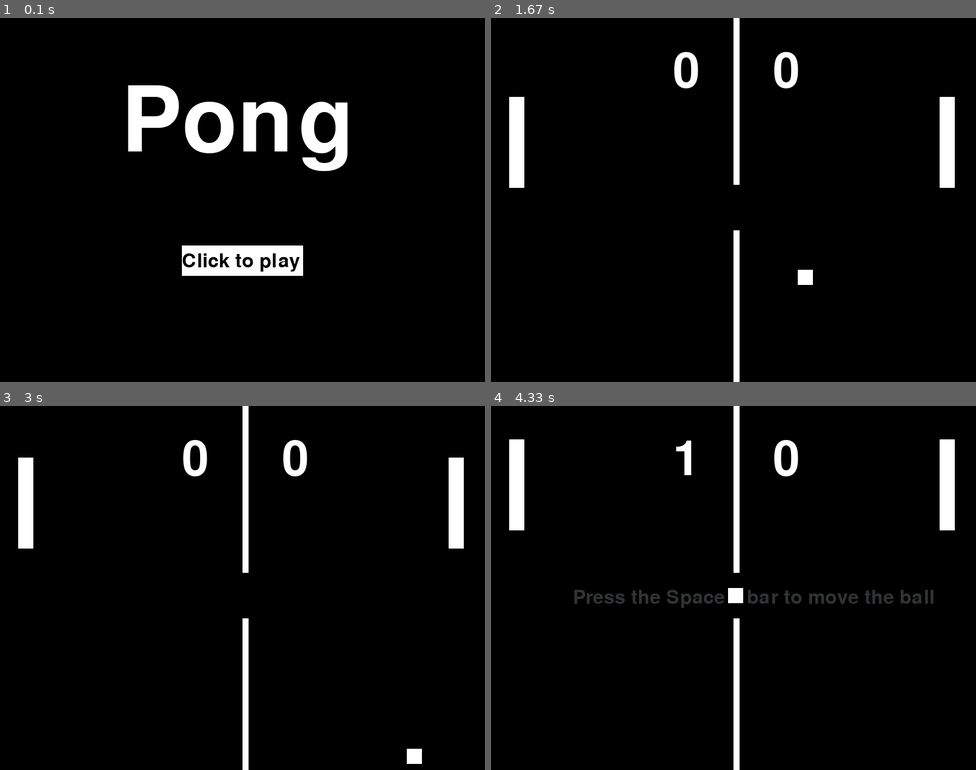
Above: before the commit, frames 1-4 (two rows, left to right).
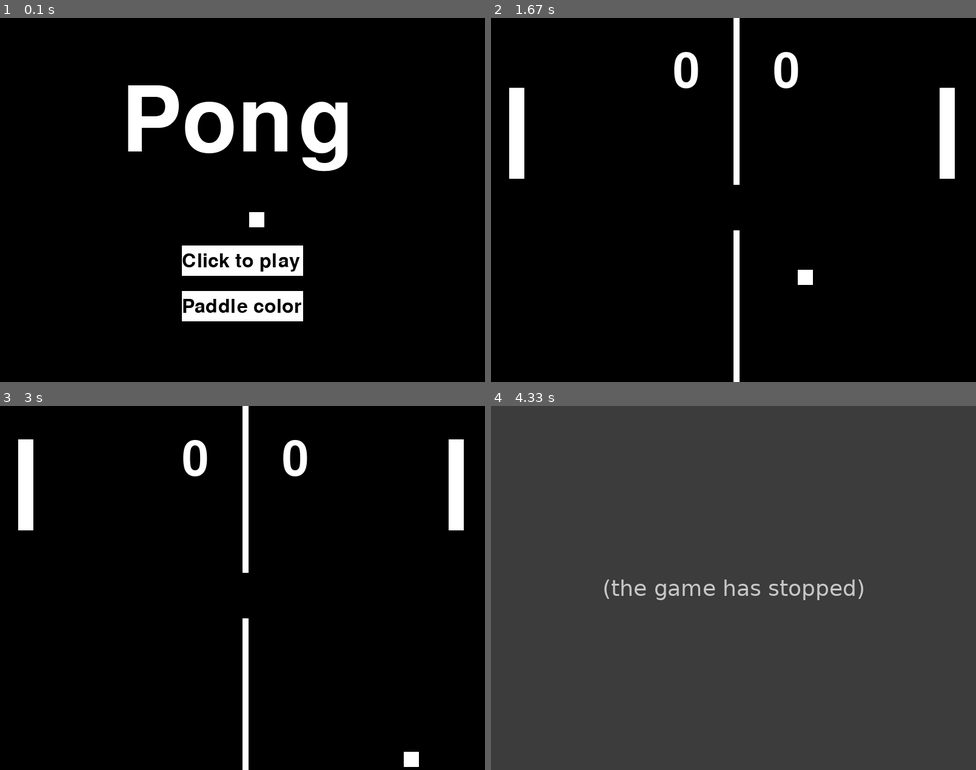
Above: after the commit, the same moments.

Repository: htang22/pong_on_pygame
Game: pygame game, started from main.py
Same seed, same stepped clock (60 frames per second), same inputs: the game is played once before the commit and once after it.
Inputs:
- Up to frame 1 (0.1 s): no input
- Up to frame 2 (1.67 s): click "Click to play" at 0.4 s; tap Space at 0.67, 1.07, 1.37, 1.57 s; hold Up 1-1.47 s; hold W 1-1.47 s; hold Down from 1.5 s (still down); hold S from 1.5 s (still down)
- Up to frame 3 (3 s): release Down at 1.8 s; release S at 1.8 s; hold Up 1.83-2.2 s; hold W 1.83-2.2 s; tap Space at 1.9, 2.3, 2.7 s; hold Down 2.23-2.6 s; hold S 2.23-2.6 s; hold Up 2.63-2.93 s; hold W 2.63-2.93 s; hold Down from 2.97 s (still down); hold S from 2.97 s (still down)
- Up to frame 4 (4.33 s): tap Space at 3.03, 3.37 s; release Down at 3.27 s; release S at 3.27 s; hold Up 3.3-3.67 s; hold W 3.3-3.67 s

The runs differ from the first frame. In frame 1, 1.9% of the frame differs, in the area x 37-63%, y 53-84%; in frame 2, 0.3%; in frame 3, 0.7%; in frame 4, 99%, in the area x 0-100%, y 0-100%.
After the commit the program exited at 3.8 s; later frames show no game.

Commit message:
Rect and text function and paddle colors. Start menu Ball
Added a function to create text and rectangles on the screen. Additionally Added a menu to change the paddle color and added a random ball moving in the start menu

Diff:
--- a/ball.py
+++ b/ball.py
@@ -18,3 +18,19 @@
 
     def move_ball(self):
         return True
+    def random_moving_ball(self, screen):
+        pygame.time.delay(40)
+        self.x_cord += self.ball_x_speed
+        self.y_cord += self.ball_y_speed
+        if self.y_cord < 575 and self.y_cord > 0:
+            self.y_cord += self.ball_y_speed
+            self.x_cord += self.ball_x_speed
+        else:
+            self.ball_y_speed *= -1
+            self.y_cord += self.ball_y_speed
+        if self.x_cord > 0 and self.x_cord < 775:
+            pass
+        else:
+            self.ball_x_speed *= -1
+            self.x_cord += self.ball_x_speed
+        pygame.draw.rect(screen, self.color,(self.x_cord, self.y_cord, self.width, self.height))
--- a/display.py
+++ b/display.py
@@ -13,6 +13,11 @@
         font = pygame.font.Font("freesansbold.ttf", 32)
         press_space = font.render("Press the Space bar to play pong", True, (255, 255, 255))
         window.blit(press_space, self.start_message_cord)
+
+    def create_text(self, coord, color, size, message, window):
+        font = pygame.font.Font("freesansbold.ttf", size)
+        text = font.render(f"{message}", True, color)
+        window.blit(text, coord)
 
     def display_title(self, window, coord, color, font):
         font = pygame.font.Font("freesansbold.ttf", font)
--- a/game.py
+++ b/game.py
@@ -3,86 +3,101 @@
 import paddle
 import ball
 import score
+import sys, os
 
 class Game:
-    def __init__(self):
+
+    def __init__(self, left_player, right_player):
         self.ball = ball.Ball()
         self.score = score.Score()
-        self.left_paddle = paddle.Paddle("left")
-        self.right_paddle = paddle.Paddle("right")
+        self.left_paddle = left_player# paddle.Paddle("left")
+        self.right_paddle = right_player #Paddle("right")
         self.display = Display()
         self.screen = self.display.screen
         self.y_speed = 15
 
+
     def run_game(self):
-        keys = pygame.key.get_pressed()
-        self.screen.fill((0, 0, 0))
-        # Draw the paddles
-        right_pad = pygame.draw.rect(self.screen, self.right_paddle.color,
-                                     (
-                                     self.right_paddle.x_cord, self.right_paddle.y_cord, self.right_paddle.width, self.right_paddle.height))
-        left_pad = pygame.draw.rect(self.screen, self.left_paddle.color,
-                                    (self.left_paddle.x_cord, self.left_paddle.y_cord, self.left_paddle.width, self.left_paddle.height))
+
+        while True:
+            self.score.left_color = self.left_paddle.color
+            self.score.right_color = self.right_paddle.color
+            for event in pygame.event.get():
+                if event.type == pygame.QUIT:
+                    return False
+            keys = pygame.key.get_pressed()
+            self.screen.fill((0, 0, 0))
+            # Draw the paddles
+            right_pad = pygame.draw.rect(self.screen, self.right_paddle.color,
+                                         (
+                                         self.right_paddle.x_cord, self.right_paddle.y_cord, self.right_paddle.width, self.right_paddle.height))
+            left_pad = pygame.draw.rect(self.screen, self.left_paddle.color,
+                                        (self.left_paddle.x_cord, self.left_paddle.y_cord, self.left_paddle.width, self.left_paddle.height))
 
 
-        if keys[pygame.K_UP] and self.right_paddle.y_cord > 0:
-            self.right_paddle.y_cord -= self.y_speed
-        if keys[pygame.K_DOWN] and self.right_paddle.y_cord < 600 - self.right_paddle.height:
-            self.right_paddle.y_cord += self.y_speed
-        if keys[pygame.K_w] and self.left_paddle.y_cord > 0:
-            self.left_paddle.y_cord -= self.y_speed
-        if keys[pygame.K_s] and self.left_paddle.y_cord < 600 - self.left_paddle.height:
-            self.left_paddle.y_cord += self.y_speed
+            if keys[pygame.K_UP] and self.right_paddle.y_cord > 0:
+                self.right_paddle.y_cord -= self.y_speed
+            if keys[pygame.K_DOWN] and self.right_paddle.y_cord < 600 - self.right_paddle.height:
+                self.right_paddle.y_cord += self.y_speed
+            if keys[pygame.K_w] and self.left_paddle.y_cord > 0:
+                self.left_paddle.y_cord -= self.y_speed
+            if keys[pygame.K_s] and self.left_paddle.y_cord < 600 - self.left_paddle.height:
+                self.left_paddle.y_cord += self.y_speed
 
 
-        # Drawing the ball and ball movement
-        game_ball = pygame.draw.rect(self.screen, self.ball.color, (self.ball.x_cord, self.ball.y_cord, self.ball.width, self.ball.height))
+            # Drawing the ball and ball movement
+            game_ball = pygame.draw.rect(self.screen, self.ball.color, (self.ball.x_cord, self.ball.y_cord, self.ball.width, self.ball.height))
 
-        if self.ball.ball_moving_state:
-            # Ball movement and collision with wall
-            if self.ball.y_cord < 575 and self.ball.y_cord > 0:
-                self.ball.y_cord += self.ball.ball_y_speed
-                self.ball.x_cord += self.ball.ball_x_speed
+            if self.ball.ball_moving_state:
+                # Ball movement and collision with wall
+                if self.ball.y_cord < 575 and self.ball.y_cord > 0:
+                    self.ball.y_cord += self.ball.ball_y_speed
+                    self.ball.x_cord += self.ball.ball_x_speed
+                else:
+                    self.ball.ball_y_speed *= -1
+                    self.ball.y_cord += self.ball.ball_y_speed
             else:
-                self.ball.ball_y_speed *= -1
-                self.ball.y_cord += self.ball.ball_y_speed
-        else:
-            if keys[pygame.K_SPACE]:
-                self.ball.ball_moving_state = self.ball.move_ball()
-            self.display.display_continue_message(self.screen, (49, 51, 53))
+                if keys[pygame.K_SPACE]:
+                    self.ball.ball_moving_state = self.ball.move_ball()
+                self.display.display_continue_message(self.screen, (49, 51, 53))
 
 
-        if right_pad.colliderect(game_ball) or left_pad.colliderect(game_ball):
-            self.ball.ball_x_speed *= -1
-            for _ in range(2):
-                self.ball.x_cord += self.ball.ball_x_speed
-            self.ball.ball_x_speed *= 1.1
+            if right_pad.colliderect(game_ball) or left_pad.colliderect(game_ball):
+                self.ball.ball_x_speed *= -1
+                for _ in range(2):
+                    self.ball.x_cord += self.ball.ball_x_speed
+                self.ball.ball_x_speed *= 1.1
 
-        # reset ball if goes past the paddle
-        if self.ball.x_cord < 30 or self.ball.x_cord > 770:
-            self.ball.ball_moving_state = False
-            if self.ball.x_cord < 30:
-                self.score.right_score += 1
-                self.ball.ball_x_speed = 5
-            elif self.ball.x_cord > 770:
-                self.score.left_score += 1
-                self.ball.ball_x_speed = 5
-                self.ball.ball_x_speed *= -1
-            self.ball.reset_ball()
+            # reset ball if goes past the paddle
+            if self.ball.x_cord < 30 or self.ball.x_cord > 770:
+                self.ball.ball_moving_state = False
+                if self.ball.x_cord < 30:
+                    self.score.right_score += 1
+                    self.ball.ball_x_speed = 5
+                elif self.ball.x_cord > 770:
+                    self.score.left_score += 1
+                    self.ball.ball_x_speed = 5
+                    self.ball.ball_x_speed *= -1
+                self.ball.reset_ball()
 
 
-        # score
-        self.score.show_score(self.screen, (255, 255, 255))
+            # score
+            self.score.show_score(self.screen, (255, 255, 255))
+
+            pygame.display.update()
+            pygame.time.delay(40)
 
 
 
-        # Game over
-        if self.score.game_over():
-            self.screen.fill((0, 0, 0))
-            self.score.reset_score()
+            # Game over
+            if self.score.game_over():
+                self.screen.fill((0, 0, 0))
+                self.score.reset_score()
 
-            return False
-        else:
-            return True
+                #TODO add another screen/button that asks user to play again, exit game, or quit to menu
 
-        # Checks to see if a key is pressed if one is then move a paddle
+                return False
+            else:
+                return True
+
+            # Checks to see if a key is pressed if one is then move a paddle
--- a/main.py
+++ b/main.py
@@ -1,17 +1,93 @@
 import pygame
-import display
-import game, sys
-
-
+import display, paddle
+import game, sys, ball
 
 pygame.init()
 
 pygame.display.set_caption("Pong")
 
-game = game.Game()
+ball = ball.Ball()
+right_paddle = paddle.Paddle("right")
+left_paddle = paddle.Paddle("left")
+game = game.Game(left_paddle, right_paddle)
 display = display.Display()
 screen = display.screen
 game_count = 0
+WHITE = (255, 255, 255)
+BLACK = (0, 0, 0)
+global color_rect
+color_rect = []
+global rectangles
+rectangles = []
+
+colors = [WHITE, (255, 0, 0), (255, 165, 0), (255, 255, 0), (0, 255, 0), (1, 50, 32), (77, 77, 255), (0, 0, 255),
+          (128, 0, 128), (127, 0, 255)]
+
+
+def color_menu():
+    def create_colors(x_cord):
+        n = 50 + x_cord
+
+        for number in range(10):
+            if number <= 4:
+                dimensions = (n, 200, 50, 50)
+                n += 60
+                rect = create_rect(dimensions, colors[number])
+                rectangles.append(rect)
+                color_rect.append(colors[number])
+
+            else:
+                n -= 60
+                dimensions = (n, 260, 50, 50)
+                rect = create_rect(dimensions, colors[number])
+                rectangles.append(rect)
+                color_rect.append(colors[number])
+
+    while True:
+        screen.fill((0, 0, 0))
+        ball.random_moving_ball(screen)
+        create_colors(0)
+        create_colors(400)
+        click = False
+        display.create_text((50, 100),WHITE, 50,"Left Paddle", screen)
+        display.create_text((450, 100), WHITE, 50, "Right Paddle", screen)
+
+
+        mx, my = pygame.mouse.get_pos()
+        quit_to_start = create_rect((290, 400, 230, 60),colors[1])
+        display.create_text((295, 400), WHITE, 35, "Quit to menu", screen)
+
+        for event in pygame.event.get():
+            if event.type == pygame.QUIT:
+                sys.exit()
+
+            if event.type == pygame.MOUSEBUTTONDOWN:
+                if event.button == 1:
+                    click = True
+                    print("click")
+
+        if quit_to_start.collidepoint((mx, my)):
+            if click:
+                break
+
+        for rect in rectangles:
+            if rect.collidepoint((mx, my)):
+                if click:
+                    number = rectangles.index(rect)
+                    if mx < 400:
+                        left_paddle.color = colors[number]
+                    else:
+                        right_paddle.color = color_rect[number]
+
+        pygame.display.update()
+
+
+def create_rect(dimension, color):
+    name = pygame.Rect(dimension)
+    pygame.draw.rect(screen, color, name)
+    return name
+
+
 
 def start_menu():
     menu_running = True
@@ -19,16 +95,20 @@
     while menu_running:
 
         screen.fill((0, 0, 0))
-        start_button = pygame.Rect(300, 375, 200, 50)
-        pygame.draw.rect(screen, (255, 255, 255), start_button)
+        ball.random_moving_ball(screen)
+        start_button = create_rect((300, 375, 200, 50), (WHITE))
+        color_button = create_rect((300, 450, 200, 50), (WHITE))
         display.display_play_message(screen, (300, 385), (0, 0, 0))
         display.display_title(screen, (200, 100), (255, 255, 255), font=150)
+        display.create_text((300, 460), (BLACK), 32, "Paddle color", screen)
 
         mx, my = pygame.mouse.get_pos()
-
         if start_button.collidepoint((mx, my)):
             if click:
                 return True
+        if color_button.collidepoint((mx, my)):
+            if click:
+                color_menu()
 
         click = False
         for event in pygame.event.get():
@@ -42,8 +122,8 @@
                     print("click")
         pygame.display.update()
 
+
 game_active = False
-
 
 running = True
 while running:
@@ -51,27 +131,27 @@
     for event in pygame.event.get():
         if event.type == pygame.QUIT:
             running = False
-    keys = pygame.key.get_pressed()
-    if keys[pygame.K_SPACE]:
-        game_active = True
+    # keys = pygame.key.get_pressed()
+    # if keys[pygame.K_SPACE]:
+    #     game_active = True
 
     while game_active:
         game_active = game.run_game()
+        if game.run_game() == False:
+            quit()
         game_count += 1
 
-        #quitting the game
+        # quitting the game
         for event in pygame.event.get():
             if event.type == pygame.QUIT:
                 game_active = False
                 running = False
 
-        pygame.display.update()
-        pygame.time.delay(40)
+
     display.display_start_message(screen)
 
     if game_count != 0:
         display.display_game_over(screen)
     game_active = start_menu()
     pygame.display.update()
-
 pygame.quit()
--- a/score.py
+++ b/score.py
@@ -7,18 +7,20 @@
         self.left_score = 0
         self.right_cord = (465, 50)
         self.left_cord = (300, 50)
+        self.left_color = (0, 0, 0)
+        self.right_color = (0, 0, 0)
 
     def show_score(self,window, color):
         font = pygame.font.Font("freesansbold.ttf", 80)
-        right_score = font.render(f"{self.right_score}", True, color)
-        left_score = font.render(f"{self.left_score}", True, color)
+        right_score = font.render(f"{self.right_score}", True, self.right_color)
+        left_score = font.render(f"{self.left_score}", True, self.left_color)
         pygame.draw.rect(window, color, (400, 0, 10, 275))
         pygame.draw.rect(window, color, (400, 350, 10, 275))
         window.blit(right_score, self.right_cord)
         window.blit(left_score, self.left_cord)
 
     def game_over(self):
-        if self.left_score == 7 or self.right_score == 7:
+        if self.left_score == 1 or self.right_score == 1:
             return True
         else:
             return False
